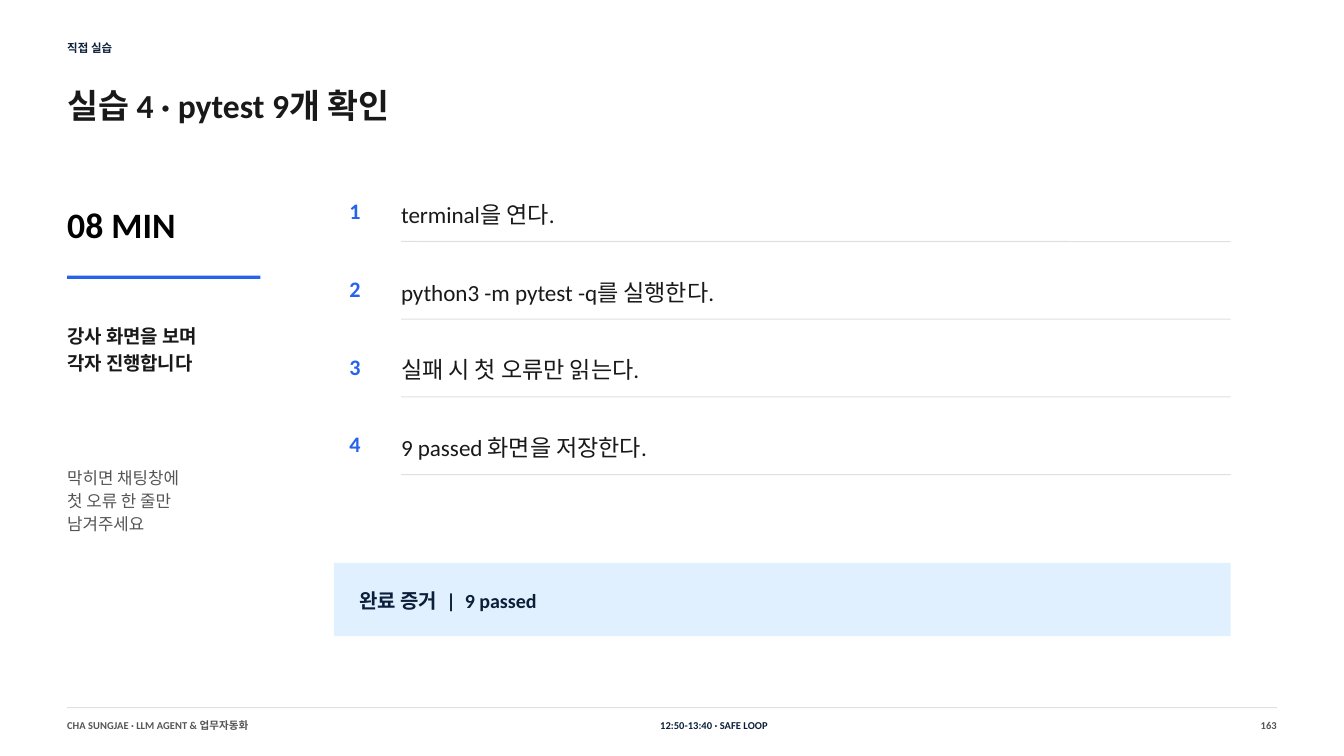
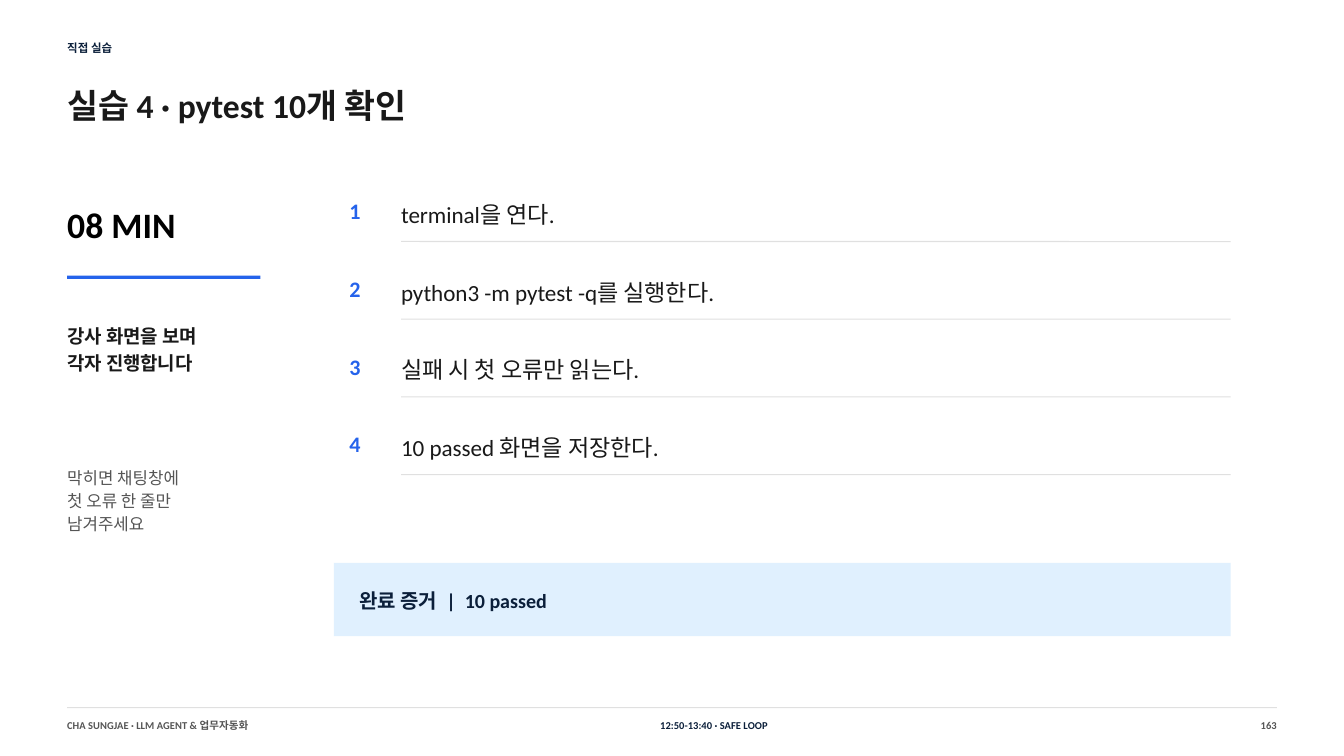
Before and after one commit to smilesjcha/llm-agent-and-workflow-automation, a slide deck: slide 163 of slides/IPA_LLM_Agent_업무자동화_Day1_2026-08-23_MUSINSA_PARTS_270p.pptx. Drawn at 1344x756 pixels with LibreOffice and Linux fonts; fonts in the diff are those of the drawing. Boxes give left, top, right and bottom in pixels: in the first picture for what was removed or moved away, otherwise in the second. Text is boxed around its words. In the diff, an @@ line names an element or a change of style, - is before the commit and + after.

```diff
--- a/slides/IPA_LLM_Agent_업무자동화_Day1_2026-08-23_MUSINSA_PARTS_270p.pptx
+++ b/slides/IPA_LLM_Agent_업무자동화_Day1_2026-08-23_MUSINSA_PARTS_270p.pptx
@@ text at (x1=67, y1=89, x2=407, y2=124): text changed @@
-실습 4 · pytest 9개 확인
+실습 4 · pytest 10개 확인
@@ text at (x1=401, y1=437, x2=659, y2=460): text changed @@
-9 passed 화면을 저장한다.
+10 passed 화면을 저장한다.
@@ text at (x1=359, y1=591, x2=547, y2=611): text changed @@
-완료 증거 | 9 passed
+완료 증거 | 10 passed
```
Also in this commit, not shown: 14 other slides changed, 15 other files.
